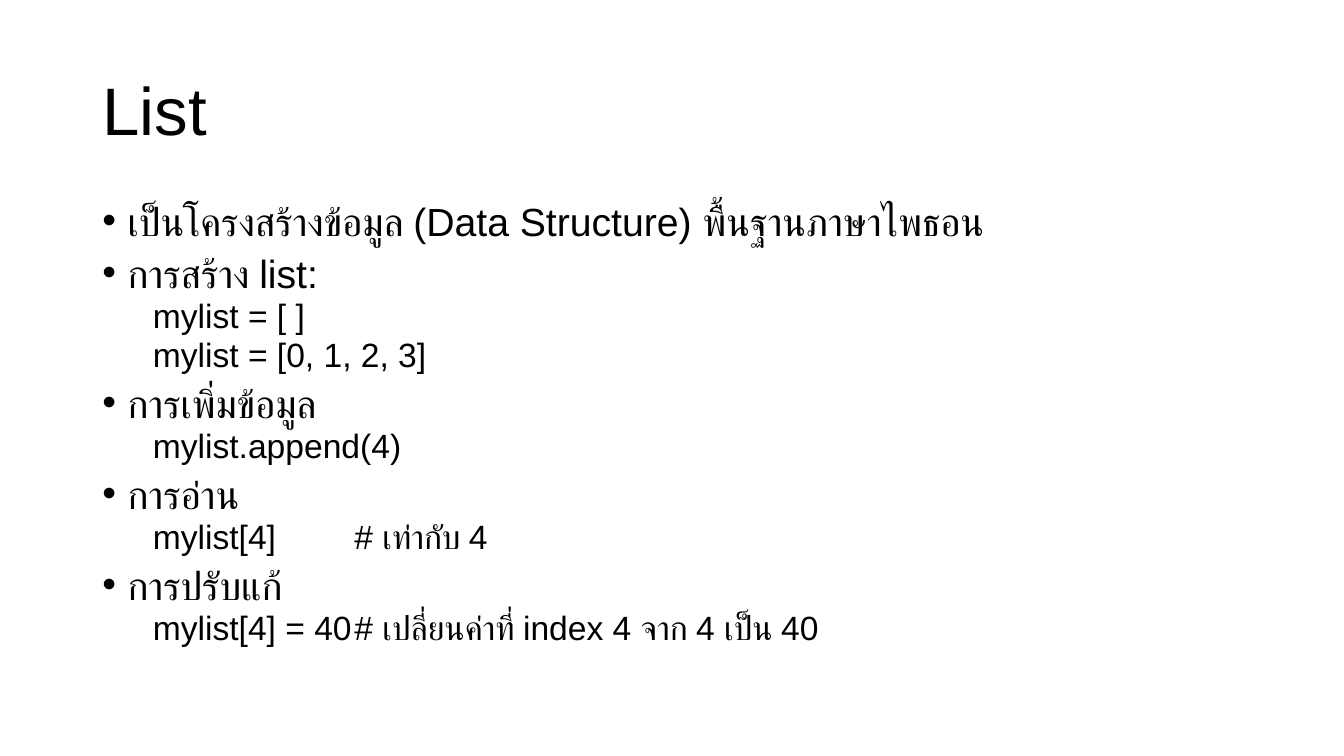
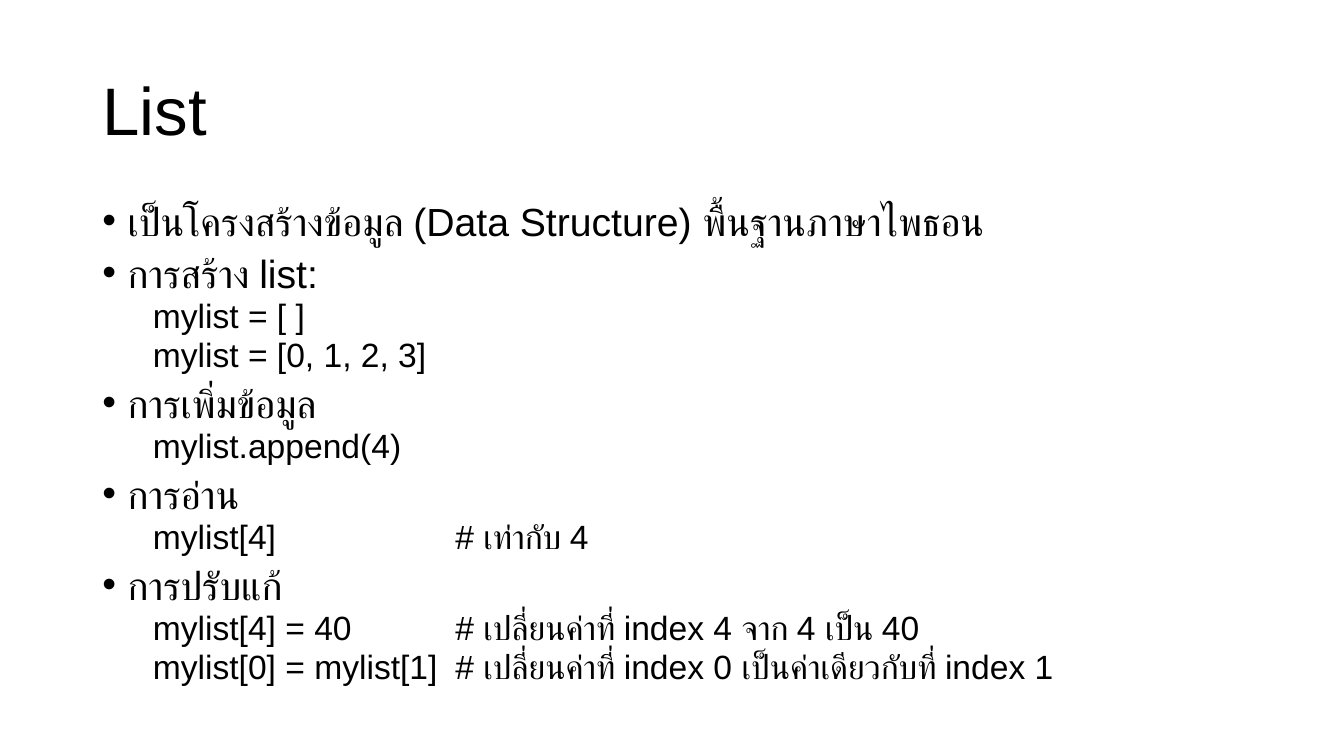
Before and after one commit to chonlameth/skeic-notebooks-221104, a slide deck: slide 2 of skeic-03-20221125-loop.pptx. Drawn at 1344x756 pixels with LibreOffice and Linux fonts; fonts in the diff are those of the drawing. Boxes give left, top, right and bottom in pixels: in the first picture for what was removed or moved away, otherwise in the second. Text is boxed around its words. In the diff, an @@ line names an element or a change of style, - is before the commit and + after.

```diff
--- a/skeic-03-20221125-loop.pptx
+++ b/skeic-03-20221125-loop.pptx
@@ text at <box>153,653,1054,686</box>: paragraph added @@
+  mylist[0] = mylist[1] # เปลี่ยนค่าที่ index 0 เป็นค่าเดียวกับที่ index 1
```
Also in this commit, not shown: 2 other slides changed, 1 other file.
